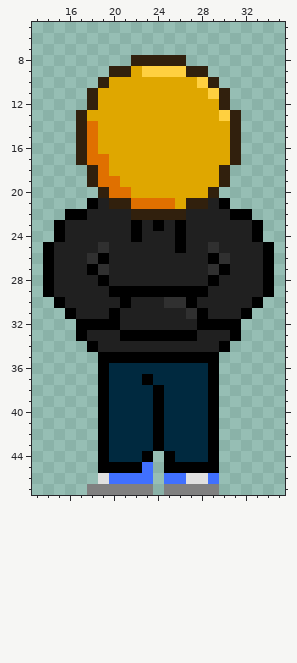
File history of a pixel-art file, assets/characters/adam.aseprite. Above: the version before the commit.
48x48 pixels, 1 frame. Shown: x 13..35, y 5..47.
The same view after the edit:
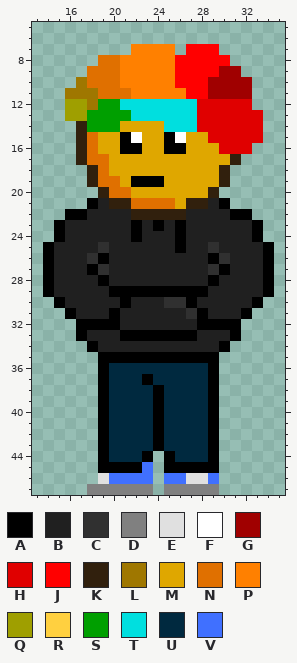
Palette (. is transparent): A #000000  B #202020  C #303030  D #808080  E #e0e0e0  F #ffffff  G #a00000  H #e00000  J #ff0000  K #31200d  L #9f7700  M #dfa700  N #e07000  P #ff8000  Q #9f9f00  R #ffd040  S #009f00  T #00dfdf  U #00293f  V #4070ff
Change:
layer "Layer 4" added
layer "Layer 4 Copy" added
Layers "Layer 4 Copy", "Layer 4":
Colour A replaces colour M in row 15 at x 21 and 25; in row 16 at x 21 to 22 and 25 to 26; in row 19 at x 22 to 24.
Colour F replaces colour M in row 15 at x 22 and 26.
Colour G is added in row 9 at x 30 to 31; in row 10 at x 30 to 32; in row 11 at x 31 to 32.
Colour G replaces colour K in row 10 at x 29; in row 11 at x 30.
Colour G replaces colour R in row 11 at x 29.
Colour H is added in row 12 at x 31 to 32; in rows 13 to 15 at x 32 to 33; in row 16 at x 32.
Colour H replaces colour K in row 12 at x 30; in rows 13 to 16 at x 31.
Colour H replaces colour M in rows 12 to 13 at x 28 to 29; in row 14 at x 28 to 30; in row 15 at x 29 to 30; in row 16 at x 30.
Colour H replaces colour R in row 13 at x 30.
Colour J is added in row 7 at x 27 to 29; in row 8 at x 27 to 30; in row 9 at x 29.
Colour J replaces colour K in row 8 at x 26; in row 9 at x 27 to 28.
Colour J replaces colour M in row 10 at x 26 to 27; in row 11 at x 27 to 28.
Colour J replaces colour R in row 9 at x 26; in row 10 at x 28.
Colour L is added in row 10 at x 17; in row 11 at x 16 to 17.
Colour L replaces colour K in rows 11 to 12 at x 18.
Colour N is added in row 8 at x 19 to 20; in row 9 at x 18 to 19; in row 10 at x 18.
Colour N replaces colour K in row 9 at x 20; in row 10 at x 19.
Colour N replaces colour M in row 10 at x 20; in row 11 at x 19 to 21.
Colour P is added in row 7 at x 22 to 25; in row 8 at x 21.
Colour P replaces colour K in row 8 at x 22 to 25; in row 9 at x 21.
Colour P replaces colour M in row 9 at x 22; in row 10 at x 21 to 25; in row 11 at x 22 to 26.
Colour P replaces colour R in row 9 at x 23 to 25.
Colour Q is added in row 12 at x 16 to 17; in row 13 at x 16.
Colour Q replaces colour K in row 13 at x 17.
Colour S replaces colour M in row 12 at x 19 to 20; in row 13 at x 18 to 21; in row 14 at x 19 to 20.
Colour S replaces colour N in row 14 at x 18.
Colour T replaces colour M in row 12 at x 21 to 27; in row 13 at x 22 to 27; in row 14 at x 25 to 27.
Changed places in both pictures, as pixel boxes (x1, y1, x2, y2):
changed: (65, 44, 263, 187)
